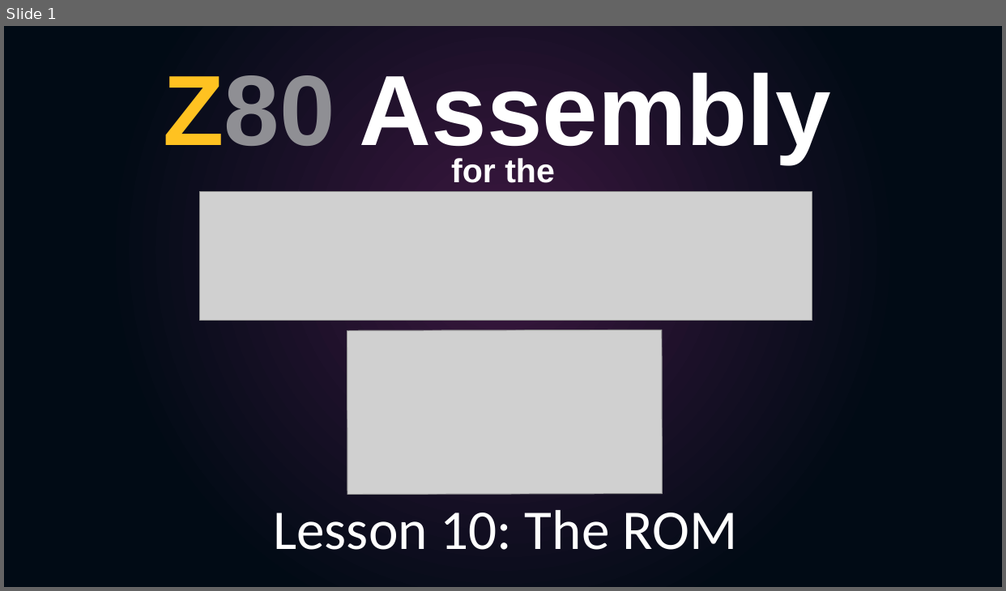
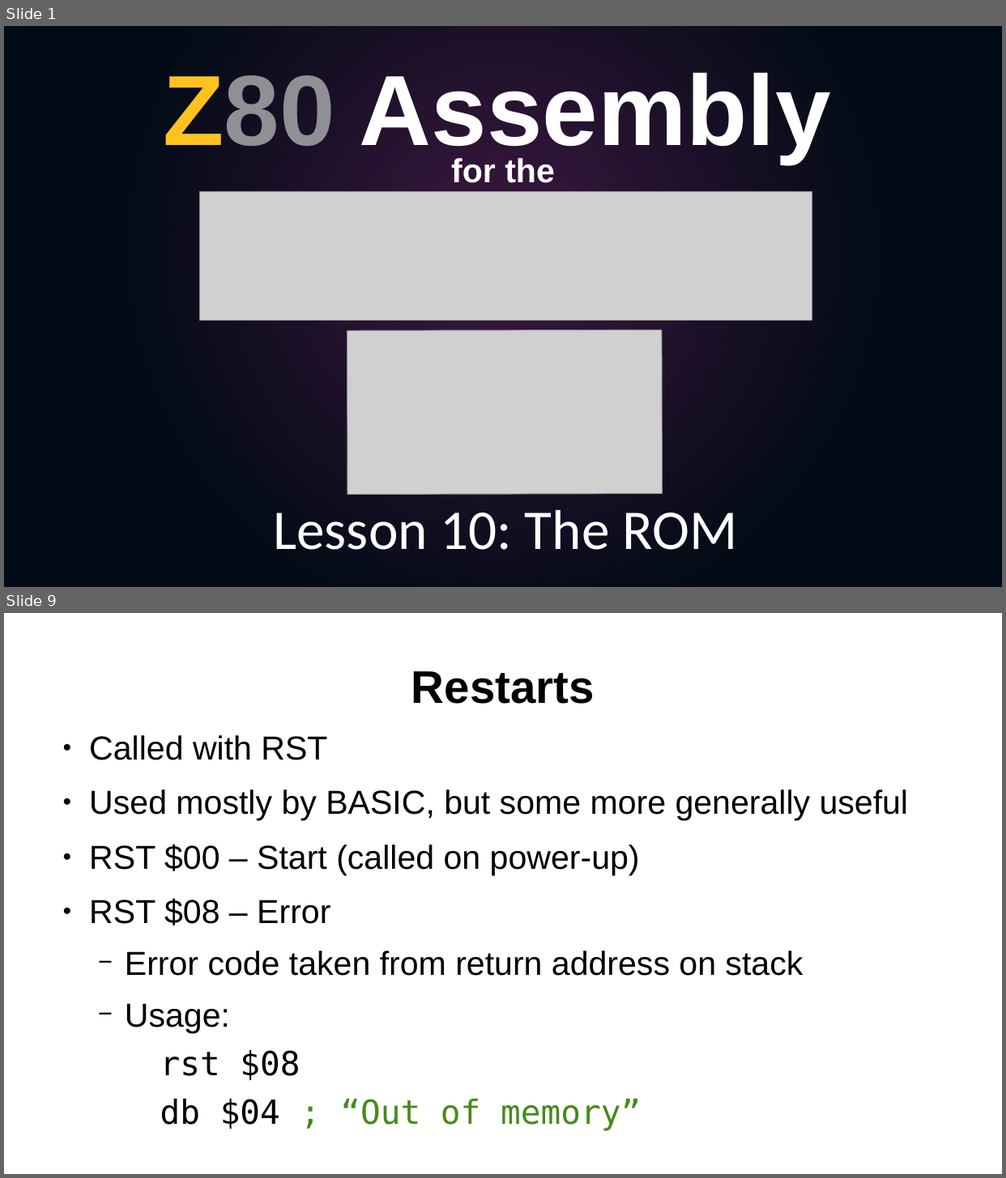
Before and after one commit to SlithyMatt/zxs-assembly-tutorial, a slide deck: Lesson10/Lesson10.odp. Shown one above the other, each under a label of ours: slide 1 before the commit, slides 1 and 9 after it; the slides between them are not shown. The pictures are 1006x591 and 1006x1178 pixels, drawn with LibreOffice and Linux fonts; fonts in the diff are those of the drawing; grey boxes stand for pictures. Boxes give left, top, right and bottom in pixels: in the first picture for what was removed or moved away, otherwise in the second. Text is boxed around its words. In the diff, an @@ line names an element or a change of style, - is before the commit and + after.

```diff
--- a/Lesson10/Lesson10.odp
+++ b/Lesson10/Lesson10.odp
@@ slide 9 added at (x1=4, y1=613, x2=1002, y2=1174), background #FFFFFF @@
@@ title added at (x1=411, y1=671, x2=594, y2=704), 44 pt, text #000000, bold @@
+Restarts
@@ text added at (x1=89, y1=735, x2=909, y2=1131), 32 pt, text #000000 @@
+● Called with RST
+● Used mostly by BASIC, but some more generally useful
+● RST $00 – Start (called on power-up)
+● RST $08 – Error
+  − Error code taken from return address on stack
+  − Usage:
+    rst $08
+    db $04 ; “Out of memory”
```
Also in this commit, not shown: 2 slides changed, 11 other slides added, 2 slides removed.
